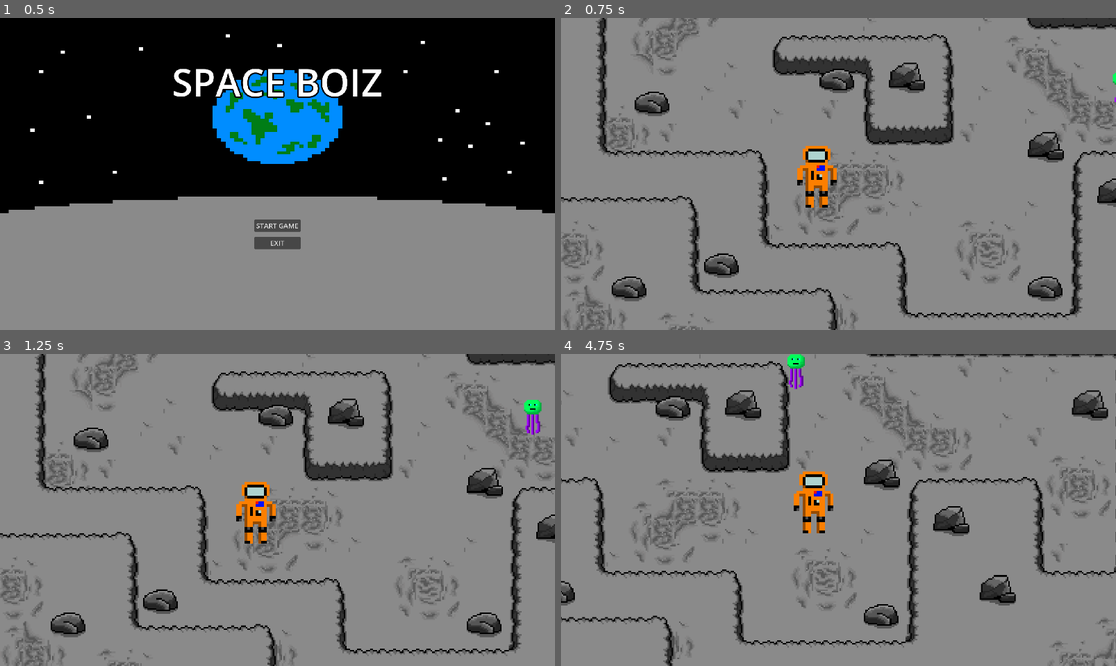
Above: before the commit, frames 1-4 (two rows, left to right).
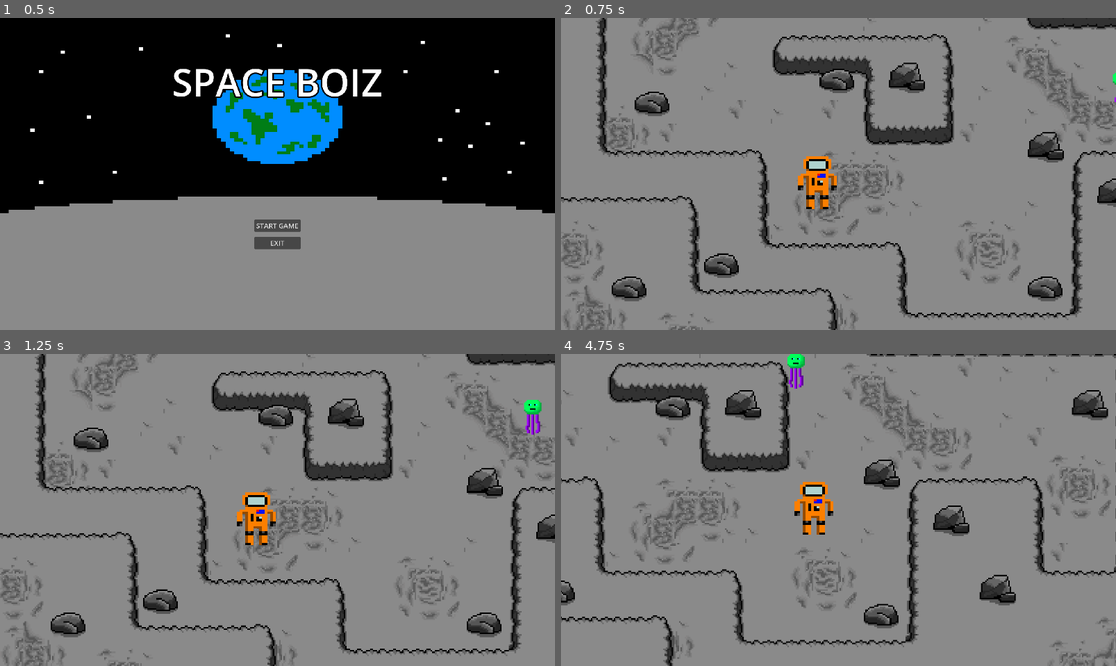
Above: after the commit, the same moments.

Repository: JoelAWinter/Joels-SpaceBoiz-GitHub-Repository
Game: Godot game, scene res://scenes/main menu/main_menu.tscn
Two runs of this game, one before a commit and one after it. Both use one fixed random seed, a clock stepped at 60 frames per second and the inputs below.
Inputs:
- Up to frame 1 (0.5 s): no input
- Up to frame 2 (0.75 s): click "START GAME" at 0.5 s
- Up to frame 3 (1.25 s): no input
- Up to frame 4 (4.75 s): hold Right (ui_right) 1.28-2.03 s; tap E (attack, bound only after the commit) every 0.75 s from 1.35 to 4.35 s; hold Down (ui_down) 2.03-2.78 s; hold Right (ui_right) 2.78-3.53 s; hold Up (ui_up) 3.53-4.28 s; hold Left (ui_left) from 4.28 s (still down)

Frame 1 is identical in both runs. In frame 2, 0.8% of the frame differs, in the area x 42-50%, y 40-62%; in frame 3, 0.8%; in frame 4, 2.5%, in the area x 0-100%, y 0-100%.

Commit message:
player damage to enemy
player can now kill enemy with button press

Diff:
--- a/7DIT-2D-Godot-SpaceBoiz/Joels-SpaceBoiz-Godot-Game/Enemy1.gd
+++ /dev/null
@@ -1,21 +0,0 @@
-extends CharacterBody2D
-
-var player_chase = false
-var speed = 40
-var player = null
-
-func _physics_process(delta):
-	if player_chase:
-		velocity = (player.position - position).normalized() * speed
-		move_and_collide(velocity * delta)
-
-func _on_area_2d_body_entered(body):
-	player = body
-	player_chase = true
-
-func _on_area_2d_body_exited(body):
-	player = body
-	player_chase = null
-
-func enemy():
-	pass
--- a/7DIT-2D-Godot-SpaceBoiz/Joels-SpaceBoiz-Godot-Game/project.godot
+++ b/7DIT-2D-Godot-SpaceBoiz/Joels-SpaceBoiz-Godot-Game/project.godot
@@ -15,11 +15,23 @@
 config/features=PackedStringArray("4.1", "Mobile")
 config/icon="res://art/icon.svg"
 
+[autoload]
+
+global="*res://script/global.gd"
+
 [display]
 
 window/size/viewport_width=1920
 window/size/viewport_height=1080
 
+[input]
+
+attack={
+"deadzone": 0.5,
+"events": [Object(InputEventKey,"resource_local_to_scene":false,"resource_name":"","device":-1,"window_id":0,"alt_pressed":false,"shift_pressed":false,"ctrl_pressed":false,"meta_pressed":false,"pressed":false,"keycode":0,"physical_keycode":69,"key_label":0,"unicode":101,"echo":false,"script":null)
+]
+}
+
 [rendering]
 
 textures/canvas_textures/default_texture_filter=0
--- a/7DIT-2D-Godot-SpaceBoiz/Joels-SpaceBoiz-Godot-Game/character_body_2d.tscn
+++ b/7DIT-2D-Godot-SpaceBoiz/Joels-SpaceBoiz-Godot-Game/scenes/character_body_2d.tscn
@@ -1,6 +1,6 @@
 [gd_scene load_steps=2 format=3 uid="uid://cyhont6seammk"]
 
-[ext_resource type="Script" path="res://CharacterBody2D.gd" id="1_5r2db"]
+[ext_resource type="Script" path="res://script/CharacterBody2D.gd" id="1_5r2db"]
 
 [node name="CharacterBody2D" type="CharacterBody2D"]
 script = ExtResource("1_5r2db")
--- a/7DIT-2D-Godot-SpaceBoiz/Joels-SpaceBoiz-Godot-Game/enemy_1.tscn
+++ b/7DIT-2D-Godot-SpaceBoiz/Joels-SpaceBoiz-Godot-Game/scenes/enemy_1.tscn
@@ -1,7 +1,7 @@
 [gd_scene load_steps=6 format=3 uid="uid://ci00lcl0jgrx3"]
 
-[ext_resource type="Texture2D" uid="uid://be5w0ql3jsmp3" path="res://art/Enemy art.png" id="1_1s25s"]
-[ext_resource type="Script" path="res://Enemy1.gd" id="1_ntqlw"]
+[ext_resource type="Script" path="res://script/Enemy1.gd" id="1_kxif1"]
+[ext_resource type="Texture2D" uid="uid://be5w0ql3jsmp3" path="res://art/Enemy art.png" id="2_xng03"]
 
 [sub_resource type="RectangleShape2D" id="RectangleShape2D_n13kr"]
 size = Vector2(10, 8)
@@ -13,7 +13,7 @@
 radius = 17.0
 
 [node name="Enemy1" type="CharacterBody2D"]
-script = ExtResource("1_ntqlw")
+script = ExtResource("1_kxif1")
 
 [node name="CollisionShape2D" type="CollisionShape2D" parent="."]
 position = Vector2(0, 9)
@@ -33,5 +33,13 @@
 [node name="CollisionShape2D" type="CollisionShape2D" parent="enemy_hitbox"]
 shape = SubResource("CircleShape2D_avckh")
 
+[node name="take_damage_cooldown" type="Timer" parent="."]
+wait_time = 0.5
+
 [connection signal="body_entered" from="Area2D" to="." method="_on_area_2d_body_entered"]
 [connection signal="body_exited" from="Area2D" to="." method="_on_area_2d_body_exited"]
+[connection signal="body_entered" from="enemy_hitbox" to="." method="_on_enemy_hitbox_body_entered"]
+[connection signal="body_exited" from="enemy_hitbox" to="." method="_on_enemy_hitbox_body_exited"]
+[connection signal="body_shape_entered" from="enemy_hitbox" to="." method="_on_enemy_hitbox_body_shape_entered"]
+[connection signal="body_shape_exited" from="enemy_hitbox" to="." method="_on_enemy_hitbox_body_shape_exited"]
+[connection signal="timeout" from="take_damage_cooldown" to="." method="_on_take_damage_cooldown_timeout"]
--- a/7DIT-2D-Godot-SpaceBoiz/Joels-SpaceBoiz-Godot-Game/player.tscn
+++ b/7DIT-2D-Godot-SpaceBoiz/Joels-SpaceBoiz-Godot-Game/scenes/player.tscn
@@ -1,23 +1,24 @@
 [gd_scene load_steps=5 format=3 uid="uid://u4kgrk72nysw"]
 
-[ext_resource type="Script" path="res://player.gd" id="1_6mhgv"]
-[ext_resource type="Texture2D" uid="uid://cgpko6ket8jyo" path="res://art/Player art (none animated).png" id="2_5u32q"]
+[ext_resource type="Script" path="res://script/player.gd" id="1_x8yxy"]
+[ext_resource type="Texture2D" uid="uid://cgpko6ket8jyo" path="res://art/Player art (none animated).png" id="2_f4bkj"]
 
 [sub_resource type="RectangleShape2D" id="RectangleShape2D_0wj4x"]
-size = Vector2(17, 17)
+size = Vector2(17, 13.5)
 
 [sub_resource type="CircleShape2D" id="CircleShape2D_v8cps"]
 radius = 26.0
 
 [node name="player" type="CharacterBody2D"]
-script = ExtResource("1_6mhgv")
+script = ExtResource("1_x8yxy")
 
 [node name="Sprite2D" type="Sprite2D" parent="."]
-position = Vector2(-1.43051e-06, -15)
-scale = Vector2(1.9375, 1.9375)
-texture = ExtResource("2_5u32q")
+position = Vector2(0.249999, -10.5)
+scale = Vector2(1.90625, 1.65625)
+texture = ExtResource("2_f4bkj")
 
 [node name="CollisionShape2D" type="CollisionShape2D" parent="."]
+position = Vector2(0, 1.75)
 shape = SubResource("RectangleShape2D_0wj4x")
 
 [node name="player_hitbox" type="Area2D" parent="."]
--- a/7DIT-2D-Godot-SpaceBoiz/Joels-SpaceBoiz-Godot-Game/scenes/world.tscn
+++ b/7DIT-2D-Godot-SpaceBoiz/Joels-SpaceBoiz-Godot-Game/scenes/world.tscn
@@ -2,13 +2,13 @@
 
 [ext_resource type="Texture2D" uid="uid://cg6te3ytvx7o2" path="res://art/SpaceBoiz Moon Textures.png" id="1_61dh5"]
 [ext_resource type="Texture2D" uid="uid://430jlcefat4e" path="res://art/New Piskel.png" id="1_qjetf"]
-[ext_resource type="PackedScene" uid="uid://u4kgrk72nysw" path="res://player.tscn" id="3_ec2tc"]
+[ext_resource type="PackedScene" uid="uid://u4kgrk72nysw" path="res://scenes/player.tscn" id="3_ec2tc"]
 [ext_resource type="Texture2D" uid="uid://b22vi5vxwsgtt" path="res://art/SpaceBoiz Moon Textures (updated).png" id="3_yeb7r"]
 [ext_resource type="Texture2D" uid="uid://0f42q83r7hgd" path="res://art/moon ground.png" id="4_qhqpb"]
 [ext_resource type="Texture2D" uid="uid://yyijjsbqd8qj" path="res://art/moon ground (texture 2).png" id="5_d76r2"]
 [ext_resource type="Texture2D" uid="uid://bj00sk8h2oe02" path="res://art/moon ground set (texture 3).png" id="6_dqht5"]
 [ext_resource type="Texture2D" uid="uid://dqh8io1jhqhh" path="res://art/moon ground (corners).png" id="7_fowpb"]
-[ext_resource type="PackedScene" uid="uid://ci00lcl0jgrx3" path="res://enemy_1.tscn" id="9_wmf08"]
+[ext_resource type="PackedScene" uid="uid://ci00lcl0jgrx3" path="res://scenes/enemy_1.tscn" id="9_wmf08"]
 
 [sub_resource type="TileSetAtlasSource" id="TileSetAtlasSource_t0hbu"]
 texture = ExtResource("1_qjetf")
--- /dev/null
+++ b/7DIT-2D-Godot-SpaceBoiz/Joels-SpaceBoiz-Godot-Game/script/Enemy1.gd
@@ -0,0 +1,54 @@
+extends CharacterBody2D
+
+var player_chase = false
+var speed = 40
+var player = null
+var health = 100
+var player_inattack_zone = false
+var can_take_damage = true
+
+func _physics_process(delta):
+	deal_with_damage()
+
+	if player_chase:
+		velocity = (player.position - position).normalized() * speed
+		move_and_collide(velocity * delta)
+
+func _on_area_2d_body_entered(body):
+	player = body
+	player_chase = true
+
+func _on_area_2d_body_exited(body):
+	player = body
+	player_chase = null
+
+func enemy():
+	pass
+
+
+func _on_enemy_hitbox_body_entered(body):
+	if body.has_method("player"):
+		player_inattack_zone = true
+
+
+func _on_enemy_hitbox_body_exited(body):
+	if body.has_method("player"):
+		player_inattack_zone = false
+
+func deal_with_damage():
+	if player_inattack_zone and global.player_current_attack == true:
+		if can_take_damage == true:
+			health = health - 20
+			$take_damage_cooldown.start()
+			can_take_damage = false
+			print("slime health = ", health)
+			if health <= 0:
+				self.queue_free()
+
+
+
+
+
+
+func _on_take_damage_cooldown_timeout():
+	can_take_damage = true
--- /dev/null
+++ b/7DIT-2D-Godot-SpaceBoiz/Joels-SpaceBoiz-Godot-Game/script/global.gd
@@ -0,0 +1,3 @@
+extends Node
+
+var player_current_attack = false
--- a/7DIT-2D-Godot-SpaceBoiz/Joels-SpaceBoiz-Godot-Game/player.gd
+++ b/7DIT-2D-Godot-SpaceBoiz/Joels-SpaceBoiz-Godot-Game/script/player.gd
@@ -10,9 +10,12 @@
 var player_alive = true
 var input = Vector2.ZERO
 
+
 func _physics_process(delta):
 	player_movement(delta)
 	enemy_attack()
+	attack()
+
 	if health <= 0:
 		player_alive = false
 		get_tree().change_scene_to_file("res://scenes/main menu/main_menu.tscn")
@@ -58,3 +61,11 @@
 
 func _on_attack_cooldown_timeout():
 	enemy_attack_cooldown = true
+
+func attack():
+	if Input.is_action_just_pressed("attack"):
+		global.player_current_attack = true
+
+func _on_deal_attck_timer_timeout():
+	$deal_attack_timer.stop()
+	global.player_current_attack = false
Not shown: 1 places in 7DIT-2D-Godot-SpaceBoiz/Joels-SpaceBoiz-Godot-Game/scenes/enemy_1.tscn that only renumber resources
Empty file added: 7DIT-2D-Godot-SpaceBoiz/Joels-SpaceBoiz-Godot-Game/script/CharacterBody2D.gd
